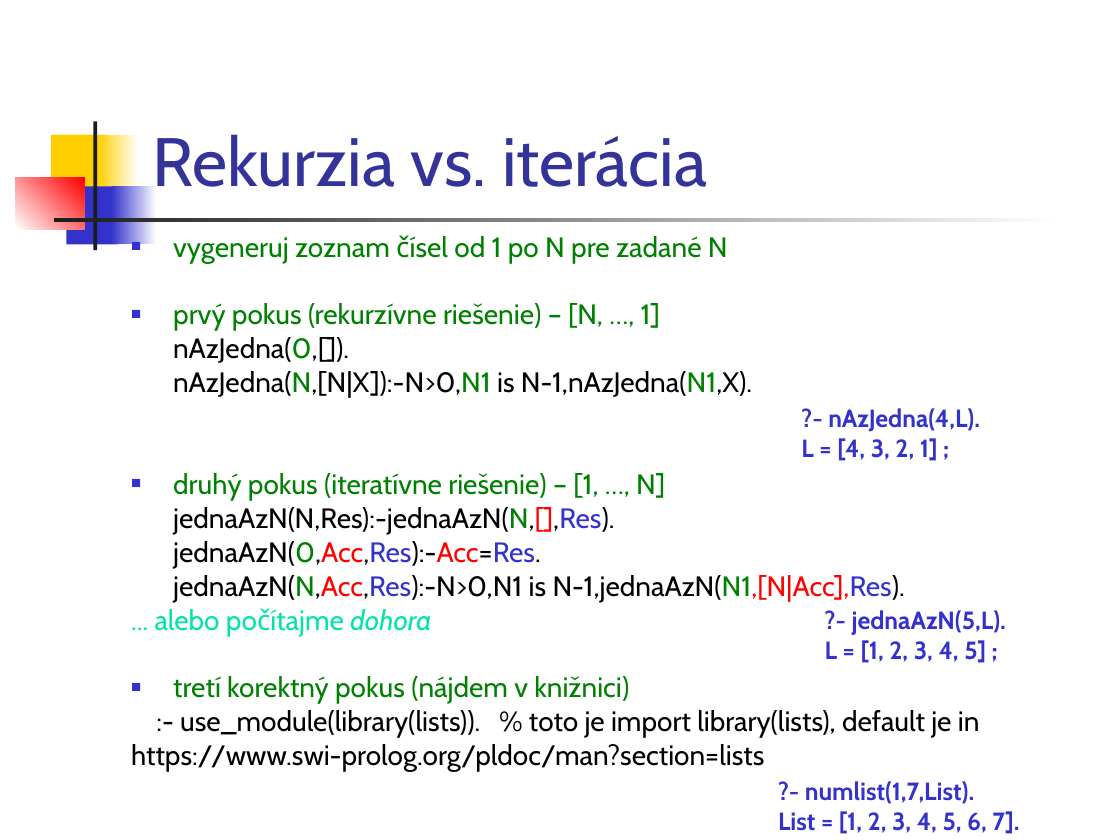
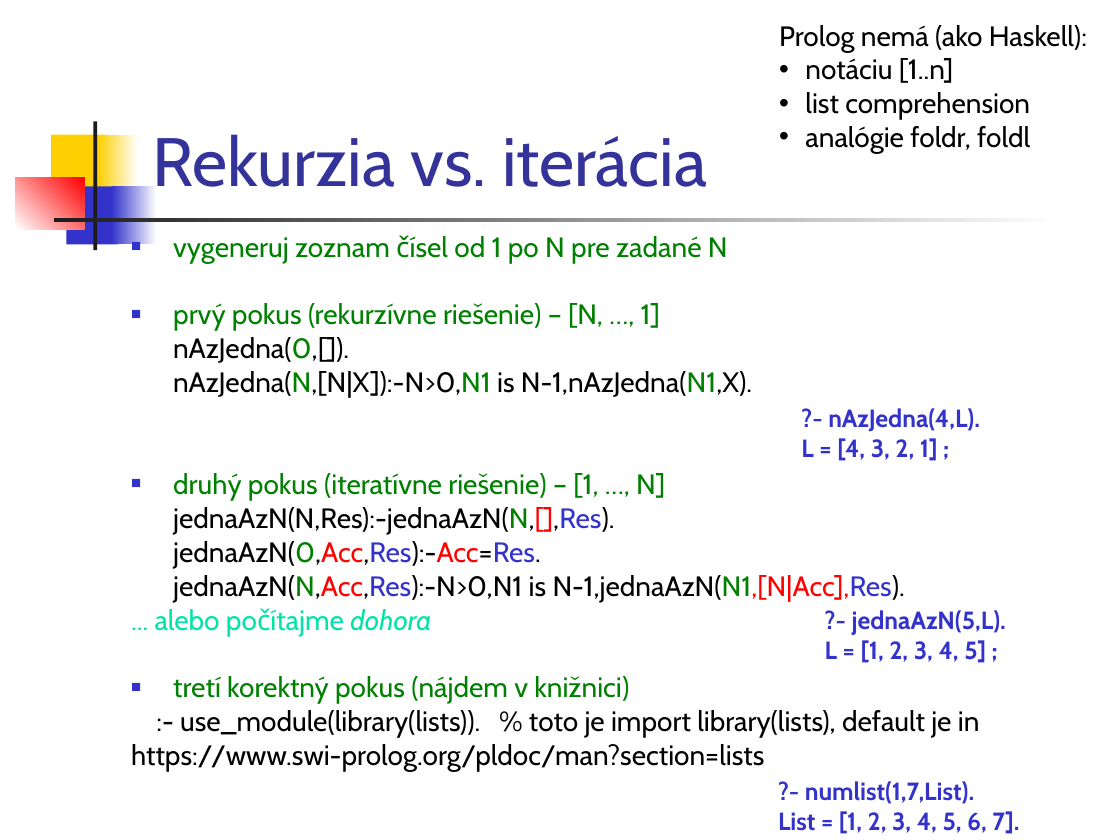
Before and after one commit to paradigmy/Prednasky, a slide deck: slide 4 of 11/logicke2.ppt. Drawn at 1120x840 pixels with LibreOffice and Linux fonts; fonts in the diff are those of the drawing. Boxes give left, top, right and bottom in pixels: in the first picture for what was removed or moved away, otherwise in the second. Text is boxed around its words. In the diff, an @@ line names an element or a change of style, - is before the commit and + after.

```diff
--- a/11/logicke2.ppt
+++ b/11/logicke2.ppt
@@ text added at bbox=[779, 25, 1087, 153], 18 pt, text #000000 @@
+Prolog nemá (ako Haskell):
+• notáciu [1..n]
+• list comprehension
+• analógie foldr, foldl
```
Also in this commit, not shown: 5 other slides changed, 1 slide added, 1 slide removed, 4 other files.
